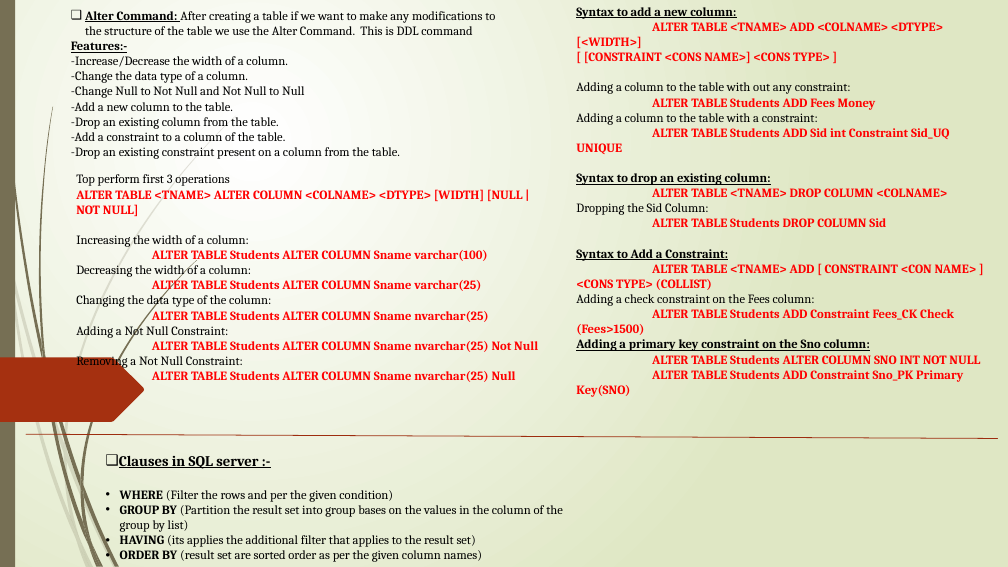
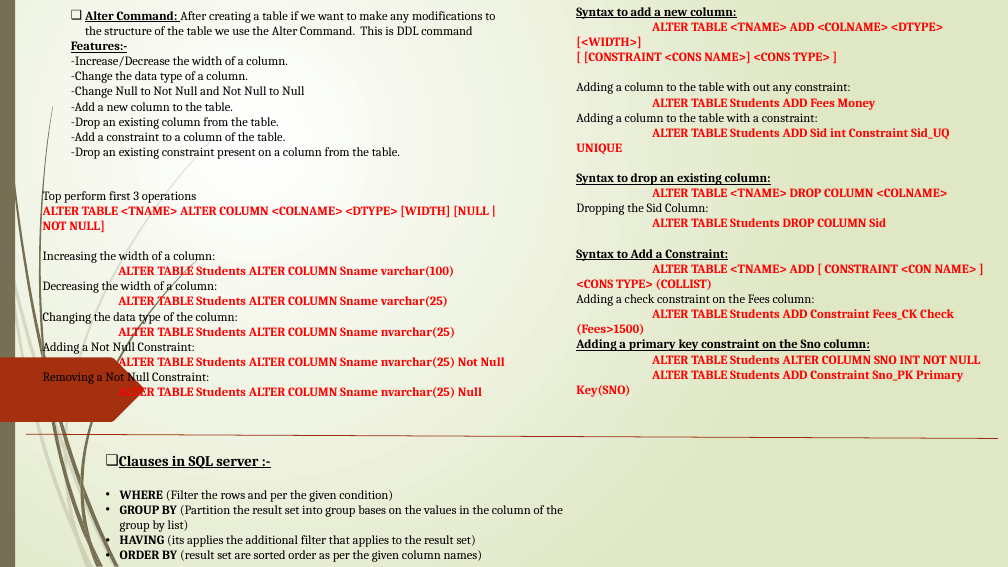
Before and after one commit to tanajisulagave/SQL-Server, a slide deck: slide 12 of SQL Server/SQL_PPT.pptx. Drawn at 1008x567 pixels with LibreOffice and Linux fonts; fonts in the diff are those of the drawing. Boxes give left, top, right and bottom in pixels: in the first picture for what was removed or moved away, otherwise in the second. Text is boxed around its words. In the diff, an @@ line names an element or a change of style, - is before the commit and + after.

```diff
--- a/SQL Server/SQL_PPT.pptx
+++ b/SQL Server/SQL_PPT.pptx
@@ text "Top perform first 3 operations": place and size @@
-text "Top perform first 3 operations" at (76, 174, 538, 382)
+text "Top perform first 3 operations" at (43, 188, 505, 399)
```
Also in this commit, not shown: 4 other slides changed, 3 slides added.
